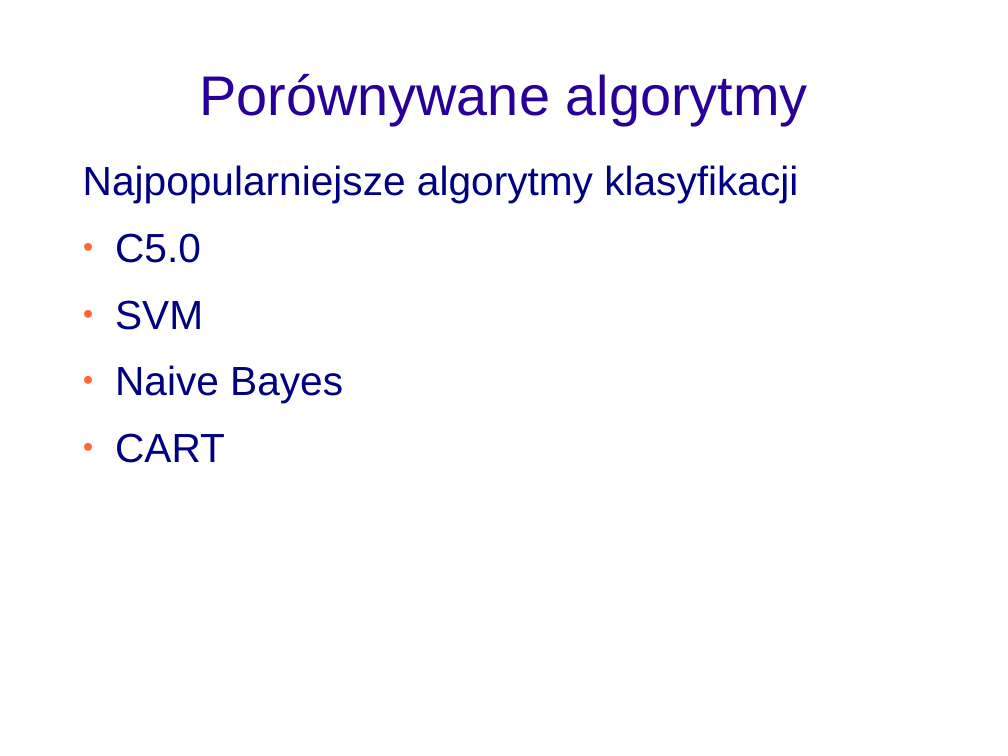
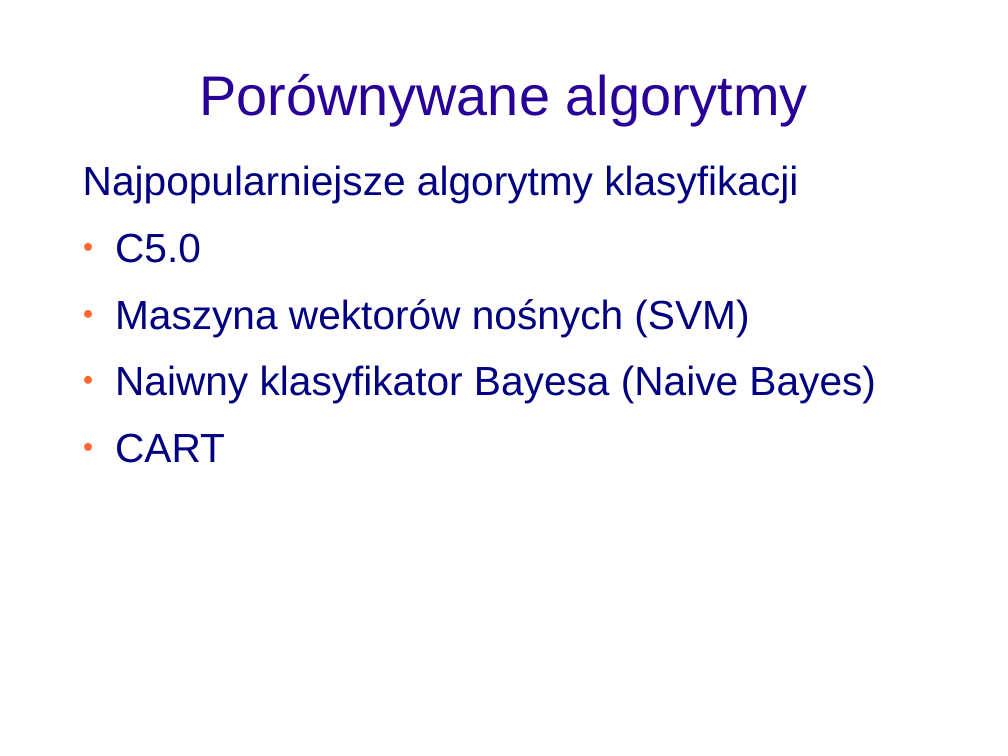
Before and after one commit to adriansidor/antminer, a slide deck: slide 21 of prezentacja_pracy_magisterskiej.odp (slide 20 before the commit). Drawn at 1008x756 pixels with LibreOffice and Linux fonts; fonts in the diff are those of the drawing; background and template pictures are left out. Boxes give left, top, right and bottom in pixels: in the first picture for what was removed or moved away, otherwise in the second. Text is boxed around its words. In the diff, an @@ line names an element or a change of style, - is before the commit and + after.

```diff
--- a/prezentacja_pracy_magisterskiej.odp
+++ b/prezentacja_pracy_magisterskiej.odp
@@ text at (x1=115, y1=299, x2=875, y2=403): text changed @@
-● SVM
-● Naive Bayes
+● Maszyna wektorów nośnych (SVM)
+● Naiwny klasyfikator Bayesa (Naive Bayes)
```
Also in this commit, not shown: 16 other slides changed, 5 slides added, 7 slides removed, 1 other file.
